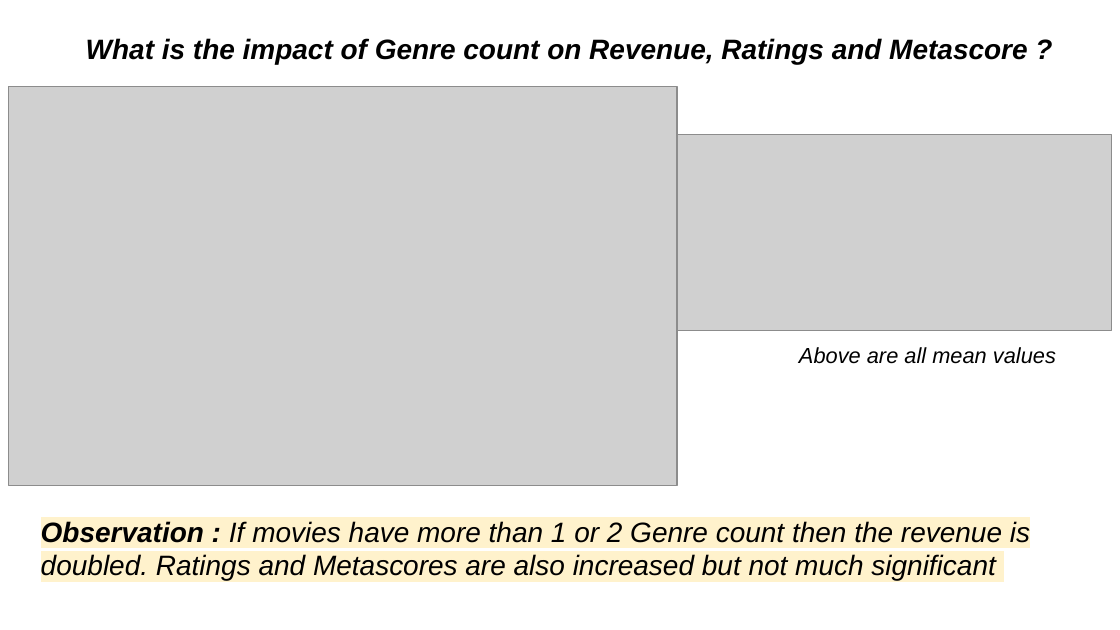
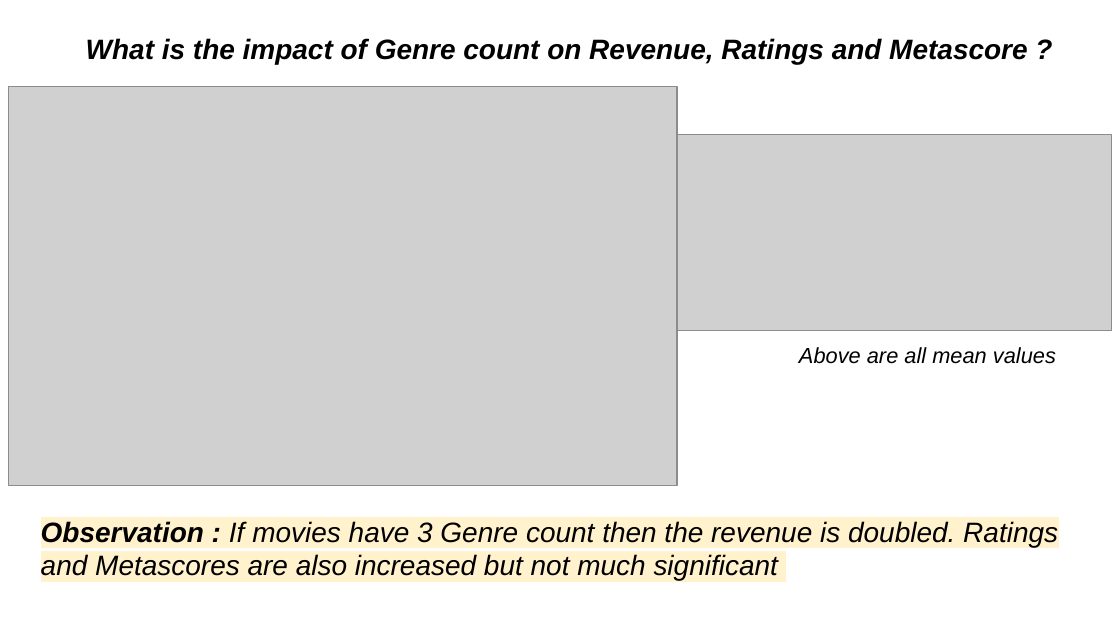
Before and after one commit to vaibhavjavadekar/practice-datasets, a slide deck: slide 4 of 1000moviesdataset/1000 Movies Dataset EDA.pptx (slide 3 before the commit). Drawn at 1120x630 pixels with LibreOffice and Linux fonts; fonts in the diff are those of the drawing; grey boxes stand for pictures. Boxes give left, top, right and bottom in pixels: in the first picture for what was removed or moved away, otherwise in the second. Text is boxed around its words. In the diff, an @@ line names an element or a change of style, - is before the commit and + after.

Commit message:
Adding 1000moviesdataset presentation

```diff
--- a/1000moviesdataset/1000 Movies Dataset EDA.pptx
+++ b/1000moviesdataset/1000 Movies Dataset EDA.pptx
@@ text at [41,521,1058,581]: text changed @@
-Observation : If movies have more than 1 or 2 Genre count then the revenue is doubled. Ratings and Metascores are also increased but not much significant
+Observation : If movies have 3 Genre count then the revenue is doubled. Ratings and Metascores are also increased but not much significant
```
Also in this commit, not shown: 2 other slides changed, 4 slides added, 1 other file.
